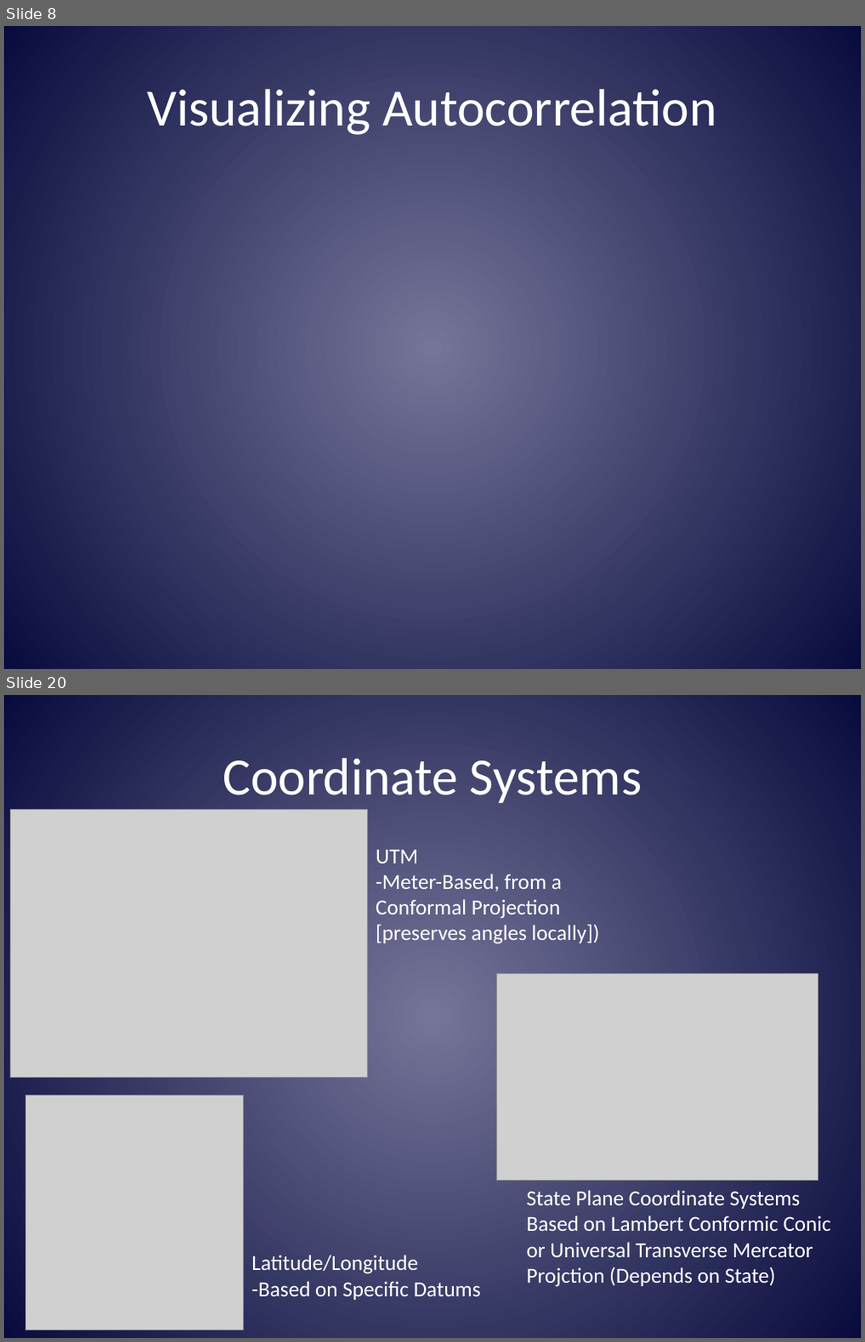
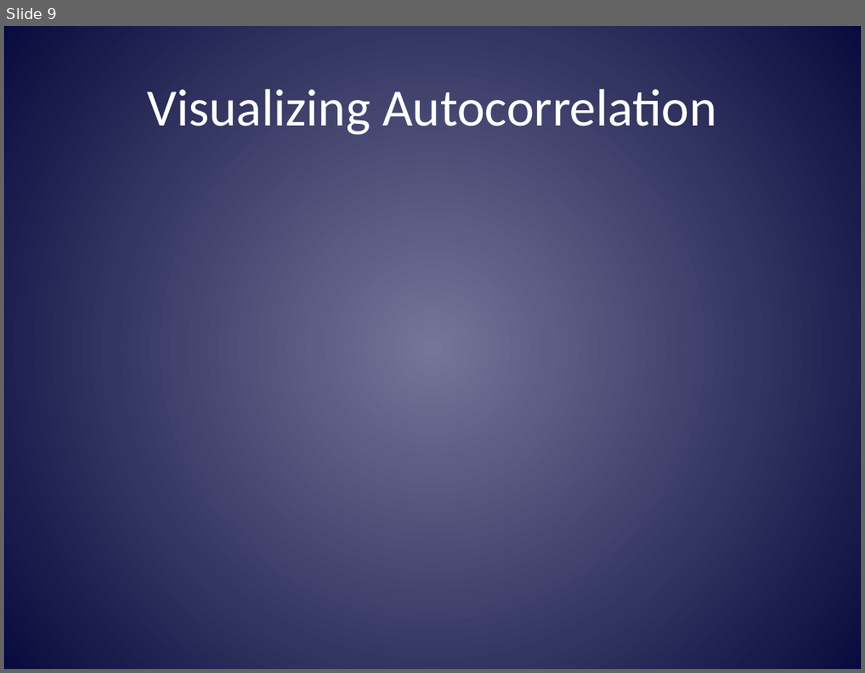
Before and after one commit to mltConsEcol/TU_LandscapeAnalysis_Documents, a slide deck: Lectures/LandscapeAnalysis_Week2.pptx. Shown one above the other, each under a label of ours: slides 8 and 20 before the commit, slide 9 after it; the slides between them are not shown. The pictures are 865x1342 and 865x673 pixels, drawn with LibreOffice and Linux fonts; fonts in the diff are those of the drawing; grey boxes stand for pictures. Boxes give left, top, right and bottom in pixels: in the first picture for what was removed or moved away, otherwise in the second. Text is boxed around its words. In the diff, an @@ line names an element or a change of style, - is before the commit and + after.

```diff
--- a/Lectures/LandscapeAnalysis_Week2.pptx
+++ b/Lectures/LandscapeAnalysis_Week2.pptx
@@ slide 20 removed at box(4, 695, 861, 1338), background gradient #74769A to #080C3E @@
@@ title removed at box(222, 758, 642, 803) @@
-Coordinate Systems
@@ picture removed at box(10, 809, 367, 1077) @@
@@ text removed at box(375, 850, 600, 944) @@
-UTM
--Meter-Based, from a Conformal Projection [preserves angles locally])
@@ picture removed at box(497, 974, 818, 1180) @@
@@ picture removed at box(25, 1095, 243, 1330) @@
@@ text removed at box(527, 1190, 831, 1287) @@
-State Plane Coordinate Systems
-Based on Lambert Conformic Conic or Universal Transverse Mercator Projction (Depends on State)
@@ text removed at box(251, 1254, 481, 1299) @@
-Latitude/Longitude
--Based on Specific Datums
@@ what was slide 8 is now slide 9 @@
```
Also in this commit, not shown: 3 slides changed, 2 slides added, 14 other slides removed.
